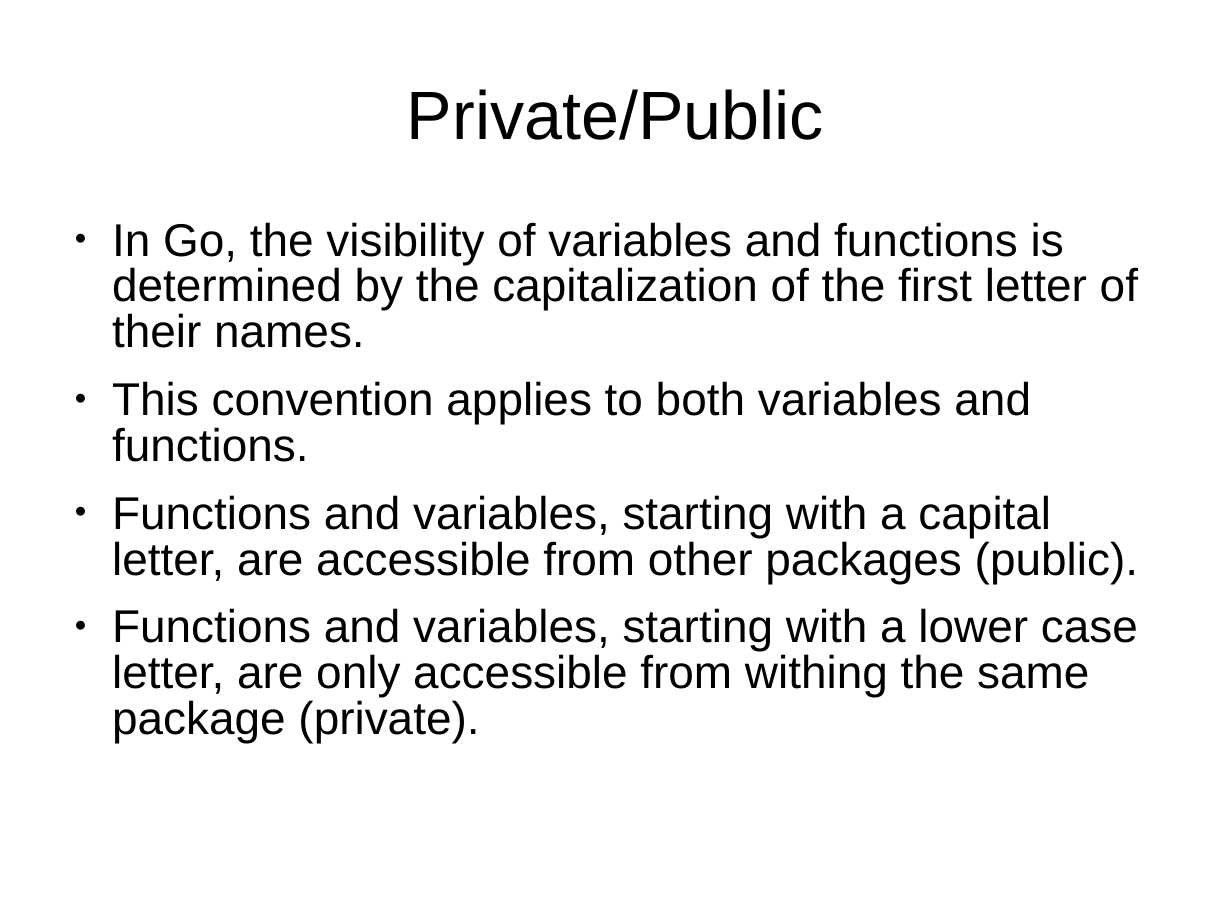
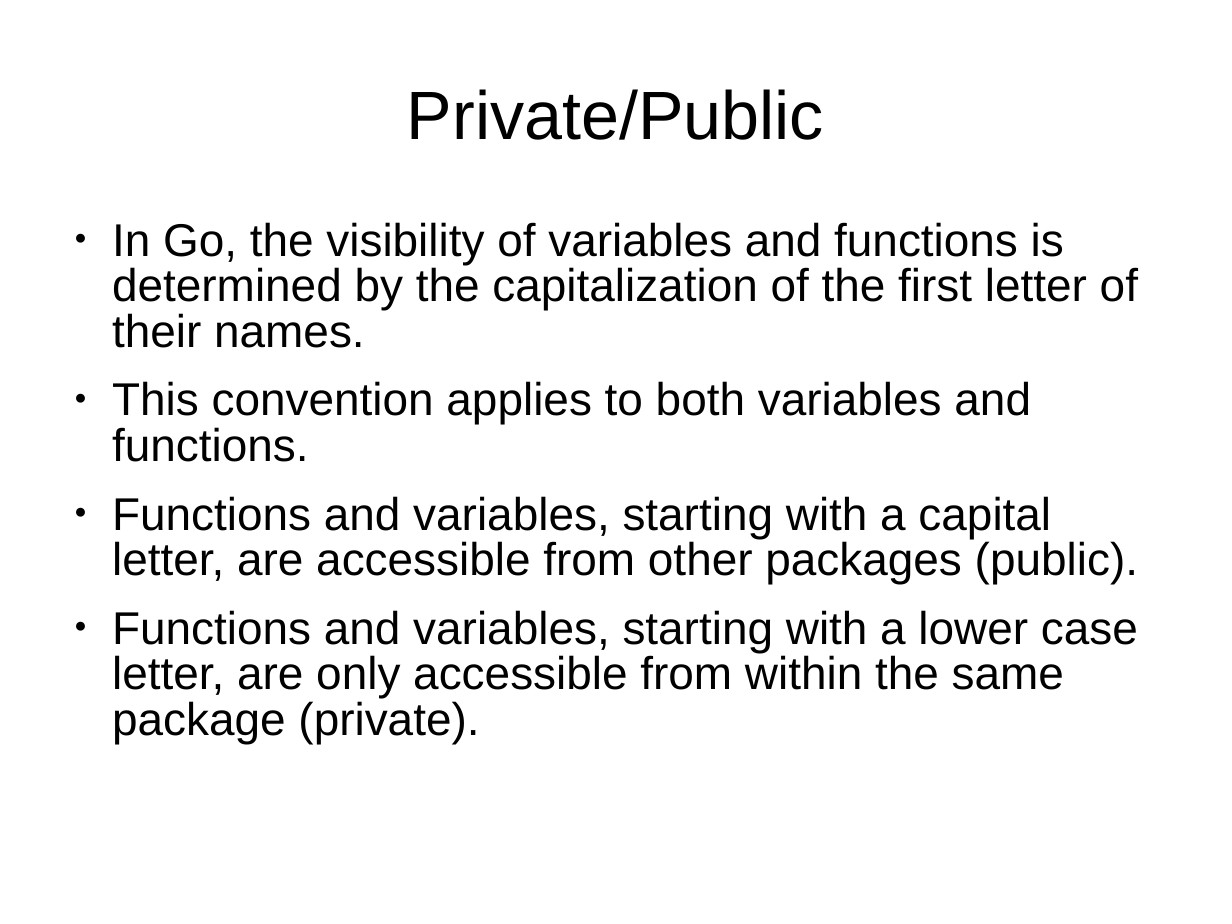
Before and after one commit to smicker/go_course, a slide deck: slide 32 of Golang genomgång.ppt. Drawn at 1232x924 pixels with LibreOffice and Linux fonts; fonts in the diff are those of the drawing; background and template pictures are left out. Boxes give left, top, right and bottom in pixels: in the first picture for what was removed or moved away, otherwise in the second. Text is boxed around its words. In the diff, an @@ line names an element or a change of style, - is before the commit and + after.

```diff
--- a/Golang genomgång.ppt
+++ b/Golang genomgång.ppt
@@ text at <box>112,610,1138,744</box>: text changed @@
-● Functions and variables, starting with a lower case letter, are only accessible from withing the same package (private).
+● Functions and variables, starting with a lower case letter, are only accessible from within the same package (private).
```
Also in this commit, not shown: 7 other slides changed, 1 slide added, 1 slide removed, 1 other file.
